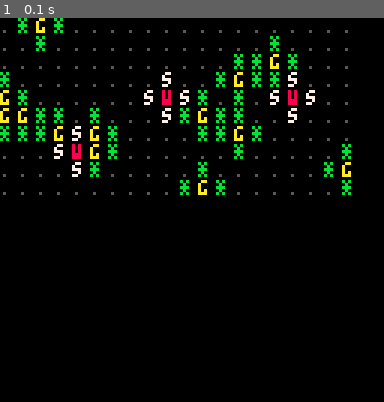
Above: before the commit, frame 1.
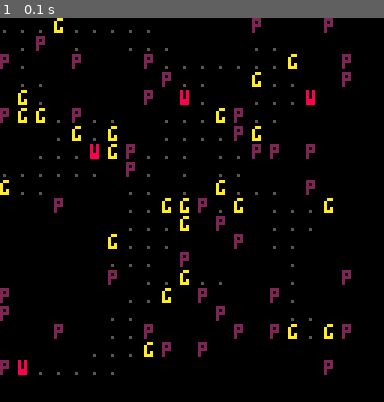
Above: after the commit, the same moment.

Repository: PaoloPortugal/wumpus-world
Game: PICO-8 cartridge wumpus-world.p8
Two runs of this game, one before a commit and one after it. Both use one fixed random seed, a clock stepped at 60 frames per second and the inputs below.
Inputs:
- Up to frame 1 (0.1 s): no input

The runs differ from the first frame. In frame 1, 7.8% of the frame differs, in the area x 0-92%, y 0-93%.

Commit message:
Alright, finally finished worldgen, now we generate all the reachable tiles and other tiles properly. We also carve out random-looking safe paths towards all the reachable tiles :D

Diff:
--- a/wumpus-world.p8
+++ b/wumpus-world.p8
@@ -3,7 +3,7 @@
 __lua__
 function _init()
 -- runs once at the start
-	local m=10
+	local m=20
 	local n=20
 
 	local reachable={
@@ -11,7 +11,7 @@
 		{tile=-1,p=0.01} -- wumpus
 	}
 	local other={
-		{tile=-2,p=0.02} -- pit
+		{tile=-2,p=0.20} -- pit
 	}
 
 	world=make_world(m,n,reachable,other)
@@ -31,21 +31,17 @@
 			local x = (j-1)*6
 			local y = (i-1)*6
 			local t = world[i][j].tile
+
 			if t == -1 then
-				print("w",x,y,8)
+				print("w", x, y, 8)      -- wumpus
 			elseif t == -2 then
-				print("p",x,y,2)
+				print("p", x, y, 2)      -- pit
 			elseif t == 1 then
-				print("g",x,y,10)
-			elseif world[i][j].stench then
-				print("s",x,y,7)
-			elseif world[i][j].breeze then
-				print("b",x,y,7)
-			elseif world[i][j].glitter then
-				print("*",x,y,11)
-			else
-				print(".",x,y,5)
-			end
+				print("g", x, y, 10)     -- gold
+			elseif t == 0 then
+				print(".", x, y, 5)      -- safe / empty
+			end
+			-- nil tiles are skipped (no print)
 		end
 	end
 
@@ -59,22 +55,18 @@
 
 	local reachables=place_things(world,reachable)	-- then we place the things the player must be able to reach
 
-	world[1][1].tile=0
-	world[1][1].visible=true
+	place_things(world,other) -- now we finally place all the stuff that doesnt need to be reachable
+
 	local safe_cells={}
 	add(safe_cells,{i=1,j=1})
 
 	for _,r in ipairs(reachables) do -- now we carve out paths of safe tiles from each reachable to the safe tiles we know
 		best=find_nearest_safe_cell(safe_cells,r.i,r.j)
-		new_safe_cells=make_safe_path(world,r.i,r.j,best.i,best.j)
+		new_safe_cells=make_safe_path(world,r.i,r.j,best.i,best.j,other)
 		foreach(new_safe_cells, function(cell)
 			add(safe_cells, cell)
 		end)
 	end
-
-	place_things(world,other) -- now we finally place all the stuff that doesnt need to be reachable
-
-	world[1][1].tile=0 -- finally make the (1,1) tile safe again just in case
 
 	for i=1,m do -- now we flag the tiles with whatever they need (stench, breeze, etc)
 		for j=1,n do
@@ -106,6 +98,9 @@
 		end
 	end
 
+	world[1][1].tile=0
+	world[1][1].visible=true
+
 	return world
 
 end
@@ -123,7 +118,7 @@
 	for i=1,m do
 		for j=1,n do
 			if world[i][j].tile==nil then
-				tile=make_tile(cumulative)
+				tile=decide_tile(cumulative)
 				if tile~=nil then
 					add(placed_things,{i=i,j=j})
 					world[i][j].tile=tile
@@ -151,50 +146,100 @@
 
 end
 
-function make_safe_path(world, s_i, s_j, d_i, d_j)
+function make_safe_path(world, s_i, s_j, d_i, d_j, overwritable)
 -- builds a path of safe tiles from (s_i, s_j) to (d_i, d_j)
 -- imma be honest this one's all chatgpt ive got no idea what happens here
 
 	local i, j = s_i, s_j
+	local new_safe = {}
+
+	-- build quick lookup set for overwritable tile types
+	local overwritable_tiles = {}
+	for _, entry in ipairs(overwritable) do
+		overwritable_tiles[entry.tile] = true
+	end
+
+	-- loop until we reach the goal (or break on safety)
 	local steps = 0
-	local max_steps = (#world + #world[1]) * 4
-	local new_safe = {}
+	local max_steps = (#world + #world[1]) * 5
 
 	while (i ~= d_i or j ~= d_j) and steps < max_steps do
+		-- mark current tile as safe if appropriate (skip start & goal)
+		if not (i == s_i and j == s_j) and not (i == d_i and j == d_j) then
+			local t = world[i][j].tile
+			if t == nil or t == 0 or overwritable_tiles[t] then
+				world[i][j].tile = 0
+				add(new_safe, {i = i, j = j})
+			end
+		end
+
+		-- compute direction toward goal
+		local di = d_i - i
+		local dj = d_j - j
+
+		-- prefer direction toward goal
+		local primary_dir
+		if abs(di) > abs(dj) then
+			primary_dir = {di > 0 and 1 or -1, 0}
+		else
+			primary_dir = {0, dj > 0 and 1 or -1}
+		end
+
+		-- list of all possible orthogonal moves
+		local dirs = {
+			{1,0}, {-1,0}, {0,1}, {0,-1}
+		}
+
+		-- high randomness: 60% chance to go random, else toward goal
+		local dir
+		if rnd() < 0.6 then
+			dir = dirs[flr(rnd(#dirs)) + 1]
+		else
+			dir = primary_dir
+		end
+
+		-- apply move with bounds clamp
+		local ni = mid(1, i + dir[1], #world)
+		local nj = mid(1, j + dir[2], #world[1])
+
+		-- if we didn’t move (edge hit), pick another random valid move
+		if ni == i and nj == j then
+			for tries = 1, 4 do
+				local alt = dirs[flr(rnd(#dirs)) + 1]
+				local ai = mid(1, i + alt[1], #world)
+				local aj = mid(1, j + alt[2], #world[1])
+				if ai ~= i or aj ~= j then
+					ni, nj = ai, aj
+					break
+				end
+			end
+		end
+
+		i, j = ni, nj
+		steps += 1
+	end
+
+	-- optional: a few small extensions beyond the goal for natural look
+	local extras = flr(rnd(4)) -- 0..3 extra steps
+	for k = 1, extras do
 		local dirs = {{1,0},{-1,0},{0,1},{0,-1}}
-
-		-- bias toward target but allow randomness
-		if rnd() < 0.6 then
-			if i < d_i then dirs[1] = {1,0} end
-			if i > d_i then dirs[2] = {-1,0} end
-			if j < d_j then dirs[3] = {0,1} end
-			if j > d_j then dirs[4] = {0,-1} end
-		end
-
-		-- pick random direction
-		local d = dirs[flr(rnd(4))+1]
-		local ni, nj = i + d[1], j + d[2]
-
-		if world[ni] and world[ni][nj] then
-			i, j = ni, nj
-			-- only carve safe path if it's not start/end and not something special
-			local t = world[i][j].tile
-			if not (i == s_i and j == s_j) and not (i == d_i and j == d_j) then
-				if t == nil or t == 0 then
-					world[i][j].tile = 0
-					add(new_safe, {i=i,j=j})
-				end
-			end
-		end
-
-		steps += 1
+		local dir = dirs[flr(rnd(#dirs)) + 1]
+		local ni = mid(1, i + dir[1], #world)
+		local nj = mid(1, j + dir[2], #world[1])
+
+		if not (ni == s_i and nj == s_j) and not (ni == d_i and nj == d_j) then
+			local t = world[ni][nj].tile
+			if t == nil or t == 0 or overwritable_tiles[t] then
+				world[ni][nj].tile = 0
+				add(new_safe, {i = ni, j = nj})
+			end
+		end
 	end
 
 	return new_safe
-
-end
-
-function make_tile(probs)
+end
+
+function decide_tile(probs)
 -- defines what to put in a tile
 
 	local number=rnd()
